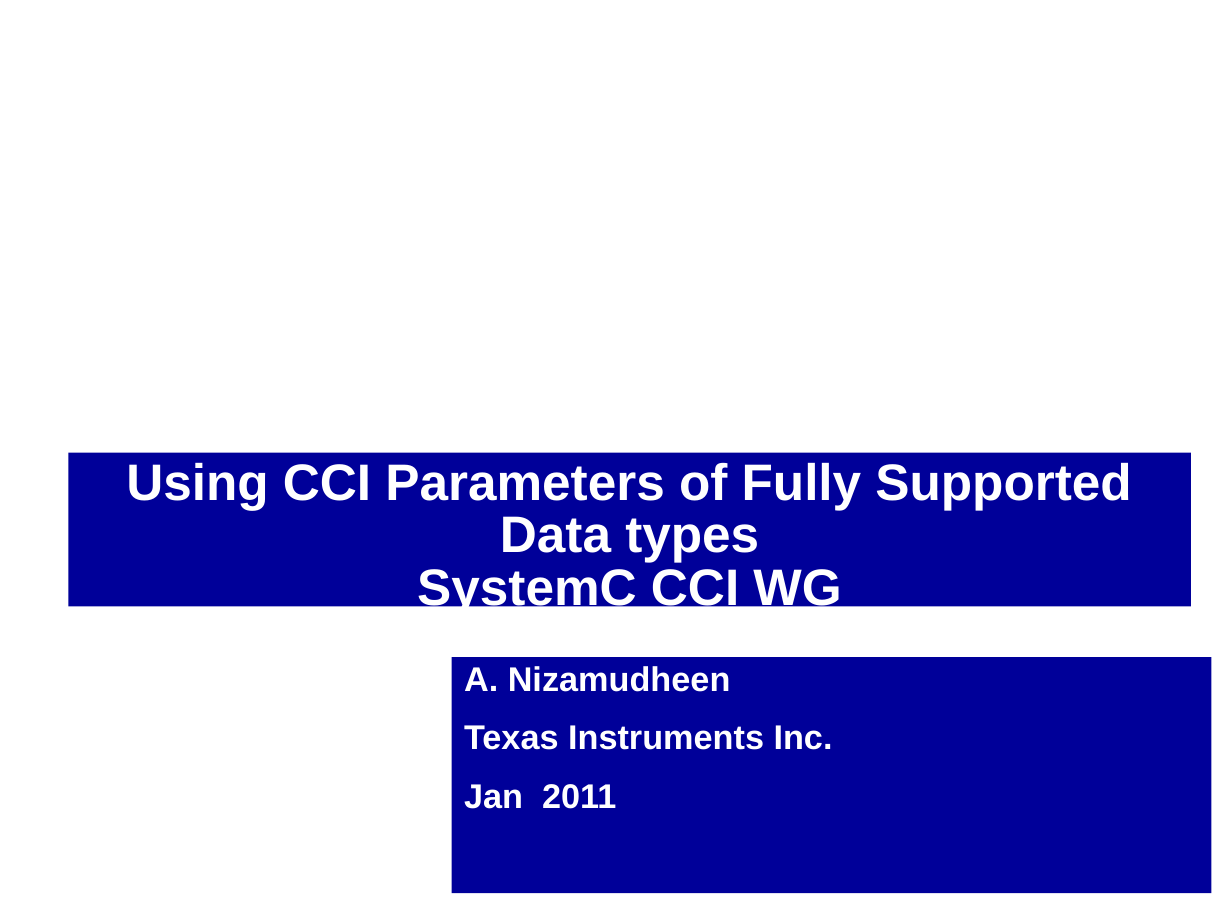
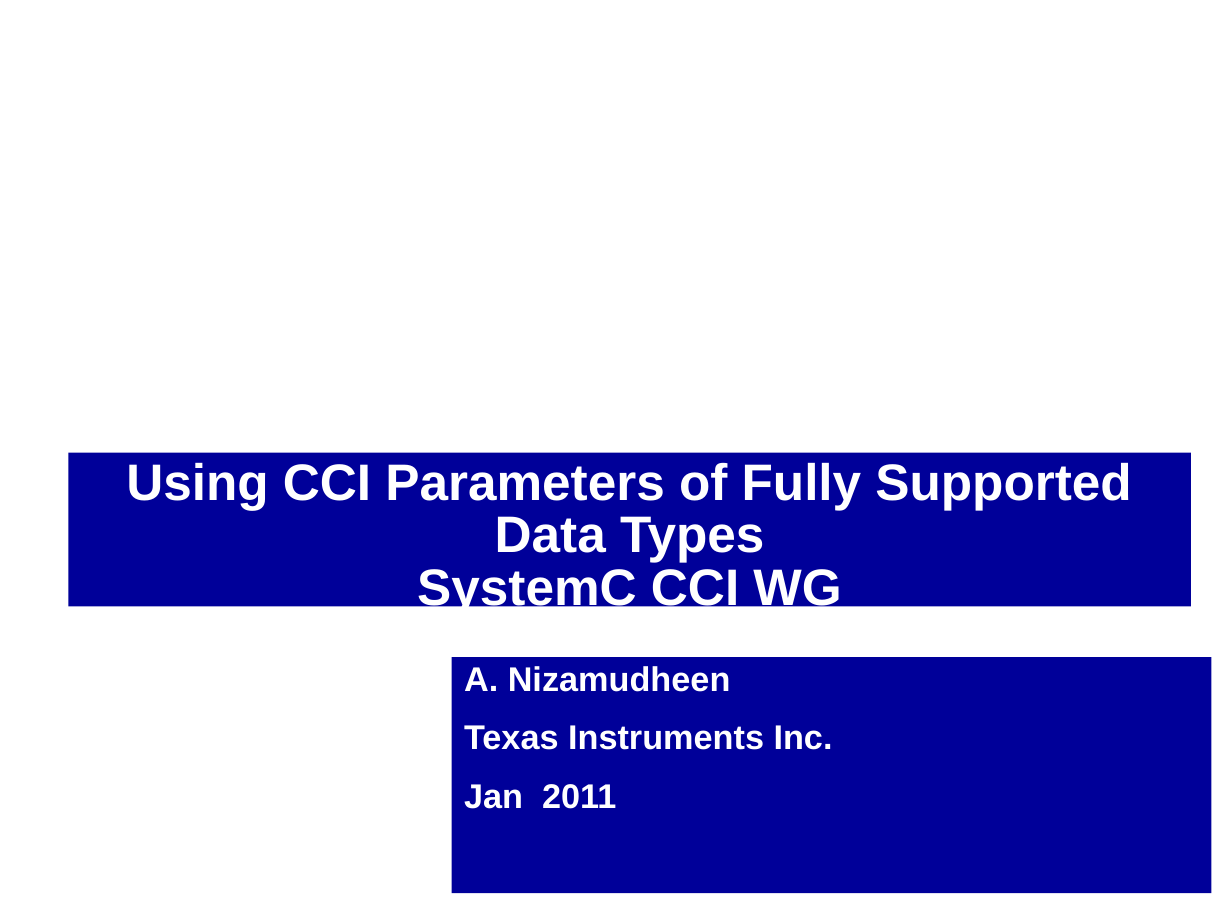
Before and after one commit to accellera-official/cci, a slide deck: slide 1 of examples/ex02_Fully_Supported_Data_Type_Param/docs/ex02_Fully_Supported_Data_Typa_Param.ppt. Drawn at 1232x924 pixels with LibreOffice and Linux fonts; fonts in the diff are those of the drawing; background and template pictures are left out. Boxes give left, top, right and bottom in pixels: in the first picture for what was removed or moved away, otherwise in the second. Text is boxed around its words. In the diff, an @@ line names an element or a change of style, - is before the commit and + after.

```diff
--- a/examples/ex02_Fully_Supported_Data_Type_Param/docs/ex02_Fully_Supported_Data_Typa_Param.ppt
+++ b/examples/ex02_Fully_Supported_Data_Type_Param/docs/ex02_Fully_Supported_Data_Typa_Param.ppt
@@ title at [126, 462, 1131, 615]: text changed @@
-Using CCI Parameters of Fully Supported Data types
-SystemC CCI WG
+Using CCI Parameters of Fully Supported Data Types
+SystemC CCI WG
```
Also in this commit, not shown: 1 other slide changed, 3 other files.
